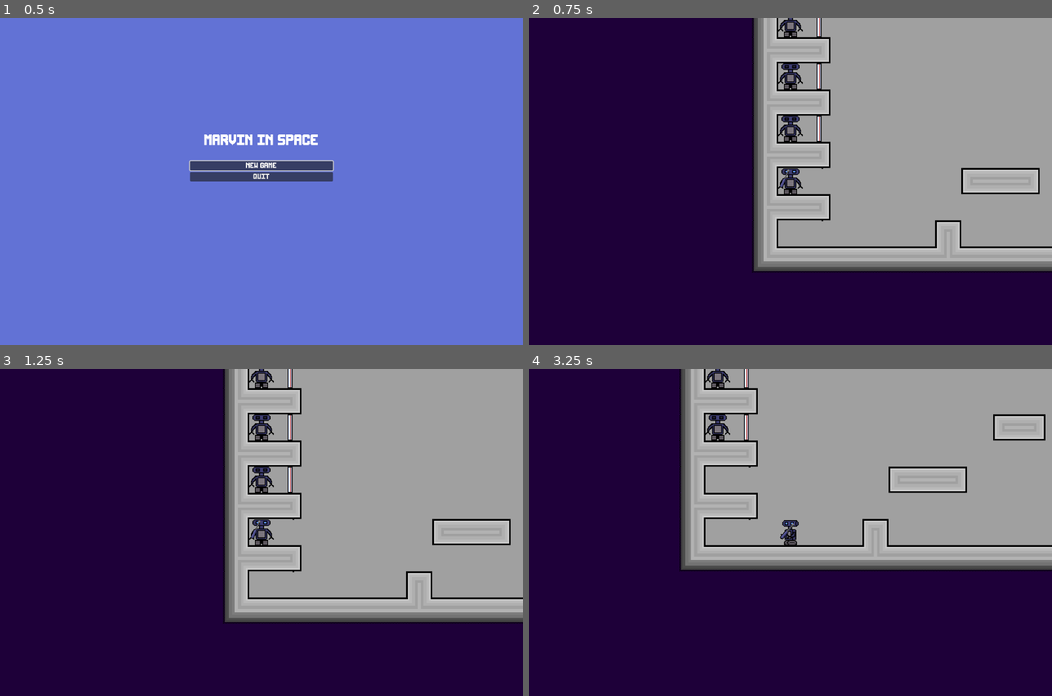
Above: before the commit, frames 1-4 (two rows, left to right).
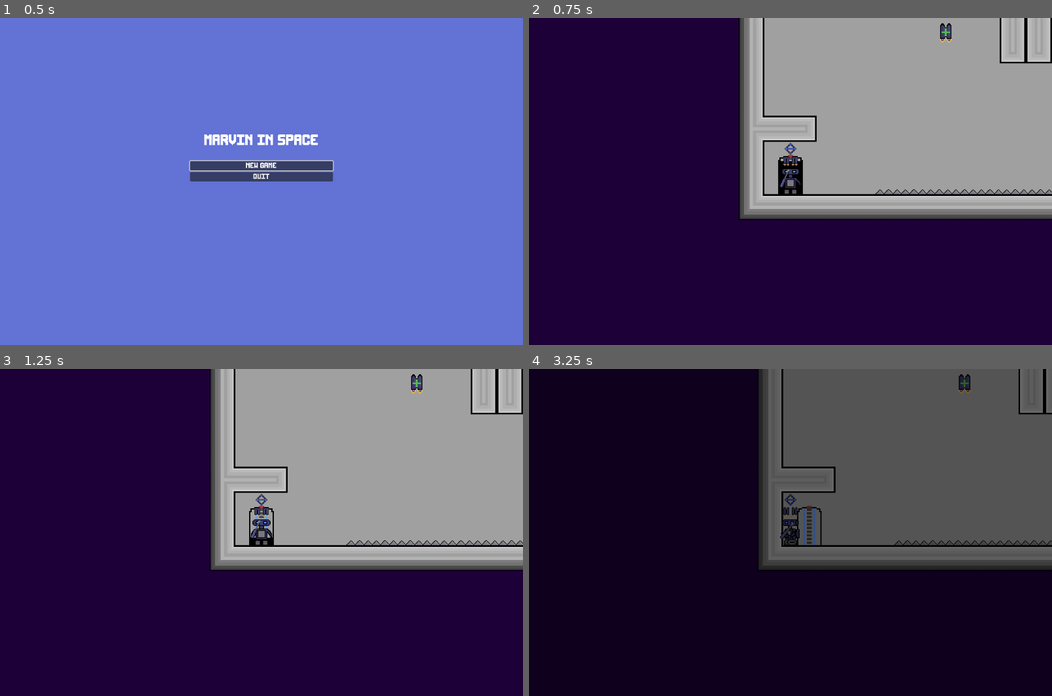
Above: after the commit, the same moments.

Repository: Danielyess/Marvin_In_Space
Game: Godot game, scene res://Scenes/world.tscn
Same seed, same stepped clock (60 frames per second), same inputs: the game is played once before the commit and once after it.
Inputs (mouse positions are in pixels of both pictures, inside the frame that each line leads up to):
- Up to frame 1 (0.5 s): no input
- Up to frame 2 (0.75 s): click "New Game" at 0.5 s
- Up to frame 3 (1.25 s): no input
- Up to frame 4 (3.25 s): tap Enter at 1.25 s; move the mouse to (905, 516) at 1.27 s; hold E (Interact) 1.28-2.03 s; hold D (MoveRight) 1.28-2.78 s; tap W (Jump) at 1.52, 2.27 s; move the mouse to (685, 548) at 2.02 s; tap X (Explode) at 2.1 s; tap E (Interact) at 2.3 s; move the mouse to (842, 460) at 2.77 s; hold A (MoveLeft) from 2.78 s (still down); hold E (Interact) from 2.78 s (still down)

Frame 1 is identical in both runs. In frame 2, 19% of the frame differs, in the area x 40-100%, y 0-78%; in frame 3, 19%; in frame 4, 99%, in the area x 0-100%, y 0-100%.

Commit message:
v0.3.0
Renaming and changing some minor things.

Diff:
--- a/Marvin_In_Space_Demo/Scenes/main_menu.tscn
+++ b/Marvin_In_Space_Demo/Scenes/main_menu.tscn
@@ -3,7 +3,7 @@
 [ext_resource type="Script" uid="uid://cbmgx26w2ttim" path="res://Scripts/main_menu_script.gd" id="1_48xlc"]
 [ext_resource type="FontFile" uid="uid://bgeobguk8qd2n" path="res://resources/Round9x13.ttf" id="2_48xlc"]
 
-[node name="Main Menu" type="Control"]
+[node name="MainMenu" type="Control"]
 layout_mode = 3
 anchors_preset = 15
 anchor_right = 1.0
--- a/Marvin_In_Space_Demo/Scenes/pick_up_jetpack.tscn
+++ b/Marvin_In_Space_Demo/Scenes/pick_up_jetpack.tscn
@@ -1,6 +1,6 @@
 [gd_scene load_steps=6 format=3 uid="uid://b0p2xbcbvwjth"]
 
-[ext_resource type="Script" uid="uid://cw7hvm8j8udap" path="res://Scripts/pick_up_jetpack.gd" id="1_chlt8"]
+[ext_resource type="Script" uid="uid://cw7hvm8j8udap" path="res://Scripts/pick_up_jetpack_script.gd" id="1_chlt8"]
 [ext_resource type="Texture2D" uid="uid://pwgmd6c58myb" path="res://resources/Sprites/JetpackIcon.png" id="1_scbk0"]
 [ext_resource type="Script" uid="uid://cfnotqwi0ab8h" path="res://Scripts/interaction_area2D.gd" id="2_chlt8"]
 
--- a/Marvin_In_Space_Demo/Scenes/pick_up_teleporter.tscn
+++ b/Marvin_In_Space_Demo/Scenes/pick_up_teleporter.tscn
@@ -2,7 +2,7 @@
 
 [ext_resource type="Script" uid="uid://cfnotqwi0ab8h" path="res://Scripts/interaction_area2D.gd" id="1_0uvsj"]
 [ext_resource type="Texture2D" uid="uid://djn3h45xrgkq3" path="res://resources/Sprites/dashIcon.png" id="1_440na"]
-[ext_resource type="Script" uid="uid://c11dfaiq3orib" path="res://Scripts/pick_up_teleporter.gd" id="1_xuggr"]
+[ext_resource type="Script" uid="uid://c11dfaiq3orib" path="res://Scripts/pick_up_teleporter_script.gd" id="1_xuggr"]
 
 [sub_resource type="RectangleShape2D" id="RectangleShape2D_xuggr"]
 
--- a/Marvin_In_Space_Demo/Scenes/player.tscn
+++ b/Marvin_In_Space_Demo/Scenes/player.tscn
@@ -236,7 +236,7 @@
 [sub_resource type="CircleShape2D" id="CircleShape2D_reotu"]
 radius = 2.0
 
-[node name="MARVIN" type="CharacterBody2D"]
+[node name="Player" type="CharacterBody2D"]
 z_index = 4
 z_as_relative = false
 collision_layer = 17
@@ -265,18 +265,18 @@
 [node name="ScrewDriver" parent="." instance=ExtResource("3_f1ek2")]
 position = Vector2(56, -32)
 
-[node name="HurtBox" type="Area2D" parent="."]
+[node name="HurtBox2D" type="Area2D" parent="."]
 script = ExtResource("4_tx1dd")
 metadata/_custom_type_script = "uid://bshrxthreebqr"
 
-[node name="HurtBoxShape" type="CollisionShape2D" parent="HurtBox"]
+[node name="HurtBoxShape" type="CollisionShape2D" parent="HurtBox2D"]
 shape = SubResource("RectangleShape2D_ejsiy")
 
-[node name="InteractionArea2D" type="Area2D" parent="."]
+[node name="InteractorArea2D" type="Area2D" parent="."]
 script = ExtResource("5_gymyn")
 metadata/_custom_type_script = "uid://n0fa2ffb0er3"
 
-[node name="CollisionShape2D" type="CollisionShape2D" parent="InteractionArea2D"]
+[node name="CollisionShape2D" type="CollisionShape2D" parent="InteractorArea2D"]
 shape = SubResource("RectangleShape2D_2mse5")
 
 [node name="JetpackIcon1" type="Sprite2D" parent="."]
--- a/Marvin_In_Space_Demo/Scenes/screw_driver.tscn
+++ b/Marvin_In_Space_Demo/Scenes/screw_driver.tscn
@@ -1,8 +1,8 @@
 [gd_scene load_steps=6 format=3 uid="uid://bx5m04jjpvmkn"]
 
-[ext_resource type="Script" uid="uid://03xjl55tler8" path="res://Scripts/screw_driver.gd" id="1_emvic"]
+[ext_resource type="Script" uid="uid://03xjl55tler8" path="res://Scripts/screw_driver_script.gd" id="1_emvic"]
 [ext_resource type="Texture2D" uid="uid://bejxqtpfxyo7x" path="res://resources/Sprites/screwdriverV1.png" id="2_bwb5j"]
-[ext_resource type="Script" uid="uid://cux46g1trawl1" path="res://Scripts/switch_box_unscrew.gd" id="3_41ike"]
+[ext_resource type="Script" uid="uid://cux46g1trawl1" path="res://Scripts/screw_driver_interactor_area.gd" id="3_41ike"]
 
 [sub_resource type="RectangleShape2D" id="RectangleShape2D_srjfv"]
 size = Vector2(32, 2.5)
--- a/Marvin_In_Space_Demo/Scenes/switch_box.tscn
+++ b/Marvin_In_Space_Demo/Scenes/switch_box.tscn
@@ -1,6 +1,6 @@
 [gd_scene load_steps=13 format=3 uid="uid://b7v3wh34e60nq"]
 
-[ext_resource type="Script" uid="uid://bsf4qg6bb2u8" path="res://Scripts/switch_box.gd" id="1_5geuh"]
+[ext_resource type="Script" uid="uid://bsf4qg6bb2u8" path="res://Scripts/switch_box_script.gd" id="1_5geuh"]
 [ext_resource type="Texture2D" uid="uid://l45otfiw2niy" path="res://resources/Sprites/SwitchBox_shell1.png" id="1_qv0yl"]
 [ext_resource type="Texture2D" uid="uid://b43kqjwlgpfot" path="res://resources/Sprites/InteractKey-E.png" id="2_pr6hq"]
 [ext_resource type="Texture2D" uid="uid://os04pfpq8ypy" path="res://resources/Sprites/SwitchBox_inside.png" id="3_bvwco"]
--- a/Marvin_In_Space_Demo/Scenes/world.tscn
+++ b/Marvin_In_Space_Demo/Scenes/world.tscn
@@ -1,6 +1,6 @@
 [gd_scene load_steps=7 format=4 uid="uid://ddjwc6w1qe6gc"]
 
-[ext_resource type="Script" uid="uid://jis8wnhpcttc" path="res://Scripts/world.gd" id="1_5a7ea"]
+[ext_resource type="Script" uid="uid://jis8wnhpcttc" path="res://Scripts/world_script.gd" id="1_5a7ea"]
 [ext_resource type="TileSet" uid="uid://cgoaqjyb343q3" path="res://resources/TileSets/Main_Tile_Set.tres" id="2_go701"]
 
 [sub_resource type="Animation" id="Animation_a02cp"]
@@ -156,7 +156,7 @@
 [node name="World" type="Node2D"]
 script = ExtResource("1_5a7ea")
 
-[node name="BackGroundLayer" type="TileMapLayer" parent="."]
+[node name="BackgroundLayer" type="TileMapLayer" parent="."]
 tile_map_data = PackedByteArray("AAAAAAAAAQAEAAQAAAAAAAEAAQAEAAQAAAAAAAIAAQAEAAQAAAAAAAMAAQAEAAQAAAAAAAQAAQAEAAQAAAAAAA …(89904 unchanged characters)…
 tile_set = ExtResource("2_go701")
 collision_enabled = false
--- a/Marvin_In_Space_Demo/Scripts/collectible_script.gd
+++ b/Marvin_In_Space_Demo/Scripts/collectible_script.gd
@@ -2,5 +2,5 @@
 
 func pickUp(player : CharacterBody2D) -> void:
 	player.get_parent().collectibleGot = true
-	player.removeInteractable($Interaction_Area2D)
+	player.removeInteractable($InteractionArea2D)
 	queue_free()
--- a/Marvin_In_Space_Demo/Scripts/console_script.gd
+++ b/Marvin_In_Space_Demo/Scripts/console_script.gd
@@ -15,4 +15,4 @@
 	InteractionSprite.visible = false
 
 func interact():
-	owner.get_parent().showGameOver()
+	owner.get_parent().showEndScreen()
--- a/Marvin_In_Space_Demo/Scripts/end_of_level_door_script.gd
+++ b/Marvin_In_Space_Demo/Scripts/end_of_level_door_script.gd
@@ -33,6 +33,16 @@
 	if owner.get_parent().has_method("nextLevel"):
 		owner.get_parent().nextLevel()
 
+func switchOn() -> void:
+	SpriteAnimation.play("Opening")
+	$InteractionArea2D/InteractionCollShape.set_deferred("disabled", false)
+	currentState = Pwr.PowerState.ON
+
+func switchOff() -> void:
+	SpriteAnimation.play("Closing")
+	$InteractionArea2D/InteractionCollShape.set_deferred("disabled", true)
+	currentState = Pwr.PowerState.OFF
+
 func switchState(desiredState : Pwr.PowerState, force : bool) -> void:
 	if currentState != desiredState or force:
 		match desiredState:
@@ -42,13 +52,3 @@
 				switchOff()
 			_:
 				printerr("Desired state does not exist!")
-
-func switchOn() -> void:
-	SpriteAnimation.play("Opening")
-	$InteractionArea2D/InteractionCollShape.set_deferred("disabled", false)
-	currentState = Pwr.PowerState.ON
-
-func switchOff() -> void:
-	SpriteAnimation.play("Closing")
-	$InteractionArea2D/InteractionCollShape.set_deferred("disabled", true)
-	currentState = Pwr.PowerState.OFF
--- a/Marvin_In_Space_Demo/Scripts/main_menu_script.gd
+++ b/Marvin_In_Space_Demo/Scripts/main_menu_script.gd
@@ -7,5 +7,4 @@
 	get_tree().quit()
 
 func _on_play_button_pressed() -> void:
-	get_parent().initLevel(1)
-	queue_free()
+	get_parent().initLevel(5)
--- a/Marvin_In_Space_Demo/Scripts/player_script.gd
+++ b/Marvin_In_Space_Demo/Scripts/player_script.gd
@@ -69,10 +69,9 @@
 	if event.is_action_pressed("Explode"):
 		self.takeDamage()
 
-func _physics_process(_delta : float):
+func _physics_process(_delta : float) -> void:
 	var horizontalDirection : float = Input.get_axis("MoveLeft","MoveRight");
 	movementHandler(horizontalDirection)
-	animationHandler(horizontalDirection)
 	TeleportFeeler.position.x = teleportLength * sign(horizontalDirection+0.1)
 	if !is_on_floor():
 		velocity.y += gravity / 60;
@@ -107,6 +106,8 @@
 	move_and_slide()
 
 func _process(_delta: float) -> void:
+	var horizontalDirection : float = Input.get_axis("MoveLeft","MoveRight");
+	animationHandler(horizontalDirection)
 	pass;
 
 func updateScrewDriverPosition(horizontalDirection : float) -> void:
@@ -170,13 +171,13 @@
 	if get_parent().has_method("deathAnimationRev"):
 		get_parent().deathAnimationRev()
 
-func addInteractable(area : Area2D):
+func addInteractable(area : Area2D) -> void:
 	interactions.push_back(area)
 
-func removeInteractable(area : Area2D):
+func removeInteractable(area : Area2D) -> void:
 	interactions.erase(area)
 
-func multGravity(gravMult):
+func multGravity(gravMult : float) -> void:
 	gravity *= gravMult
 
 func addJumpCharge(num : int , force: bool) -> void:
--- a/Marvin_In_Space_Demo/Scripts/switch_box_unscrew.gd
+++ b/Marvin_In_Space_Demo/Scripts/screw_driver_interactor_area.gd
@@ -1,3 +1,4 @@
+class_name ScrewDriverInteractorArea2D
 extends Area2D
 
 func _init() -> void:
--- a/Marvin_In_Space_Demo/Scripts/world.gd
+++ b/Marvin_In_Space_Demo/Scripts/world_script.gd
@@ -8,6 +8,7 @@
 var LevelSpawnPoint : Marker2D
 var Player : CharacterBody2D
 var Level : Node2D
+var MainMenu : Control
 var PauseMenu : Control
 var EndScreen : Control
 
@@ -15,11 +16,16 @@
 var PlayerCamera : Camera2D
 var MenuCamera: Camera2D
 
-var collectibleGot : bool = false
+var collectibleGot : bool = true
 
 func _ready() -> void:
 	$DeathAnimContainer/DeathAnimationHandler.process_mode = Node.PROCESS_MODE_ALWAYS
 	PauseMenu = load("res://Scenes/pause_menu.tscn").instantiate()
+	PauseMenu.process_mode = Node.PROCESS_MODE_ALWAYS
+	MainMenu  = load("res://Scenes/main_menu.tscn").instantiate()
+	MainMenu.process_mode = Node.PROCESS_MODE_ALWAYS
+	EndScreen = load("res://Scenes/end_screen.tscn").instantiate()
+	EndScreen.process_mode = Node.PROCESS_MODE_ALWAYS
 	showMainMenu()
 
 func _input(event: InputEvent) -> void:
@@ -30,7 +36,7 @@
 			CameraState.player:
 				switchCameraState(CameraState.Level)
 	if event.is_action_pressed("MenuButton"):
-		if not self.has_node("Main Menu"):
+		if not MainMenu.is_inside_tree():
 			get_tree().paused = true
 			loadMenu()
 			switchCameraState(CameraState.menu)
@@ -79,7 +85,6 @@
 	resetPlayerPosition()
 
 func loadMenu() -> void:
-	PauseMenu.process_mode = Node.PROCESS_MODE_ALWAYS
 	add_child(PauseMenu)
 	PauseMenu.initFocus()
 	if PauseMenu.has_node("Camera"):
@@ -97,7 +102,7 @@
 	LevelSpawnPoint = null
 	Level.queue_free()
 	levelIndex+=1;
-	initLevel(levelIndex)
+	initLevel()
 	deathAnimationRev()
 
 func deathAnimation() -> void:
@@ -106,7 +111,10 @@
 func deathAnimationRev() -> void:
 	$DeathAnimContainer/DeathAnimationHandler.play("DeathScreenOut")
 
-func initLevel(level : int) -> void:
+func initLevel(level : int = levelIndex) -> void:
+	if MainMenu.is_inside_tree():
+		remove_child(MainMenu)
+
 	levelIndex = level
 	loadLevel()
 	if not Player:
@@ -125,15 +133,13 @@
 		Level.queue_free()
 	if Player:
 		Player.queue_free()
-	if self.has_node("EndScreen"):
+	if EndScreen.is_inside_tree():
 		self.remove_child(EndScreen)
 
-	var mainMenu : Control = load("res://Scenes/main_menu.tscn").instantiate()
-	add_child(mainMenu)
-
-	if self.has_node("PauseMenu"):
+	if PauseMenu.is_inside_tree():
 		self.remove_child(PauseMenu)
 
+	add_child(MainMenu)
 	get_tree().paused = false
 
 func resumeGame() -> void:
@@ -141,16 +147,15 @@
 	self.remove_child(PauseMenu)
 	switchCameraState(CameraState.player)
 
-func restartLevel():
+func restartLevel() -> void:
 	resetPlayerPosition()
 	if Level and Level.get_node("Objects").get_node_or_null("PowerGrid"):
 		Level.get_node("Objects").get_node("PowerGrid").call_deferred("Reset")
 
-func showGameOver() -> void:
+func showEndScreen() -> void:
 	if Level:
 		Level.queue_free()
 	if Player:
 		Player.queue_free()
 
-	EndScreen = load("res://Scenes/end_screen.tscn").instantiate()
 	add_child(EndScreen)
Renamed: Marvin_In_Space_Demo/Scripts/pick_up_jetpack.gd -> Marvin_In_Space_Demo/Scripts/pick_up_jetpack_script.gd
Renamed: Marvin_In_Space_Demo/Scripts/pick_up_jetpack.gd.uid -> Marvin_In_Space_Demo/Scripts/pick_up_jetpack_script.gd.uid
Renamed: Marvin_In_Space_Demo/Scripts/pick_up_teleporter.gd -> Marvin_In_Space_Demo/Scripts/pick_up_teleporter_script.gd
Renamed: Marvin_In_Space_Demo/Scripts/pick_up_teleporter.gd.uid -> Marvin_In_Space_Demo/Scripts/pick_up_teleporter_script.gd.uid
Renamed: Marvin_In_Space_Demo/Scripts/switch_box_unscrew.gd.uid -> Marvin_In_Space_Demo/Scripts/screw_driver_interactor_area.gd.uid
Renamed: Marvin_In_Space_Demo/Scripts/screw_driver.gd -> Marvin_In_Space_Demo/Scripts/screw_driver_script.gd
Renamed: Marvin_In_Space_Demo/Scripts/screw_driver.gd.uid -> Marvin_In_Space_Demo/Scripts/screw_driver_script.gd.uid
Renamed: Marvin_In_Space_Demo/Scripts/switch_box.gd -> Marvin_In_Space_Demo/Scripts/switch_box_script.gd
Renamed: Marvin_In_Space_Demo/Scripts/switch_box.gd.uid -> Marvin_In_Space_Demo/Scripts/switch_box_script.gd.uid
Renamed: Marvin_In_Space_Demo/Scripts/world.gd.uid -> Marvin_In_Space_Demo/Scripts/world_script.gd.uid
